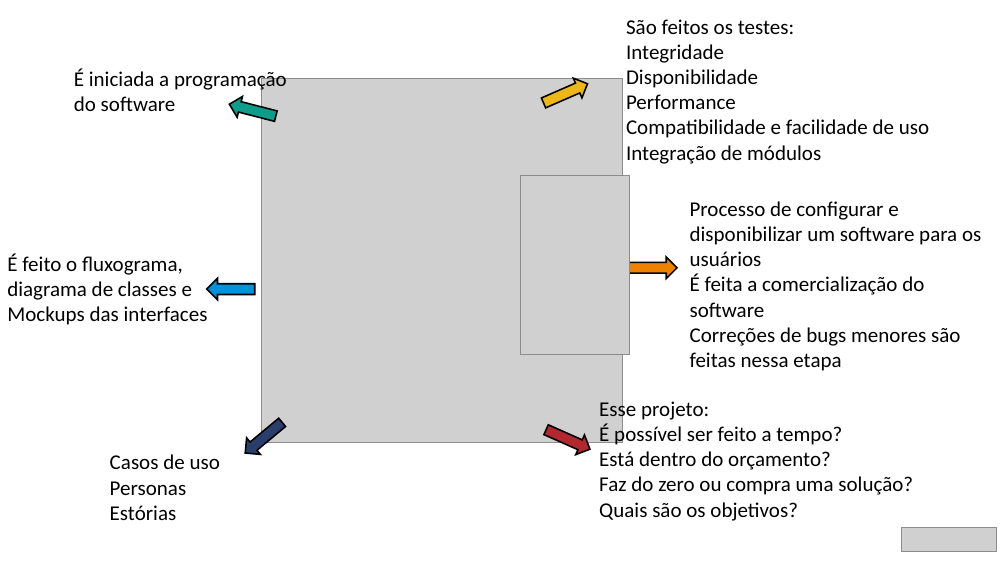
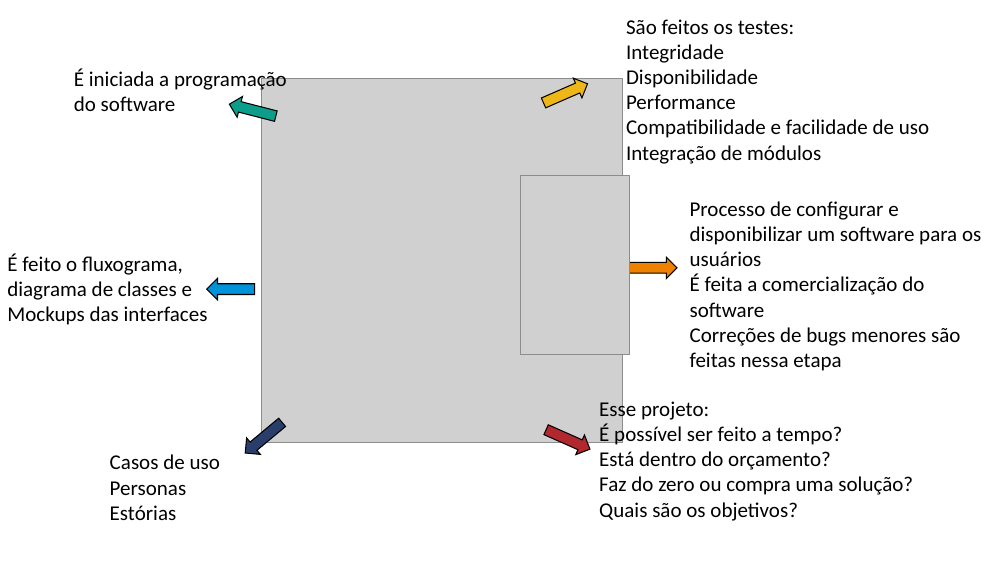
Before and after one commit to HenriqueDelegrego/ciclo-do-software-e-versionamento, a slide deck: slide 2 of 1) Ciclo do Software e Versionamento.pptx. Drawn at 1008x567 pixels with LibreOffice and Linux fonts; fonts in the diff are those of the drawing; grey boxes stand for pictures; background and template pictures are left out. Boxes give left, top, right and bottom in pixels: in the first picture for what was removed or moved away, otherwise in the second. Text is boxed around its words. In the diff, an @@ line names an element or a change of style, - is before the commit and + after.

```diff
--- a/1) Ciclo do Software e Versionamento.pptx
+++ b/1) Ciclo do Software e Versionamento.pptx
@@ outline #000000 1.5 pt to #000000 1 pt in 4 elements at (238,414,289,461), (206,278,254,299), (226,93,278,126), (629,257,677,278) @@
@@ picture removed at (901,527,997,551) @@
```
Also in this commit, not shown: 24 other slides changed, 1 slide added.
